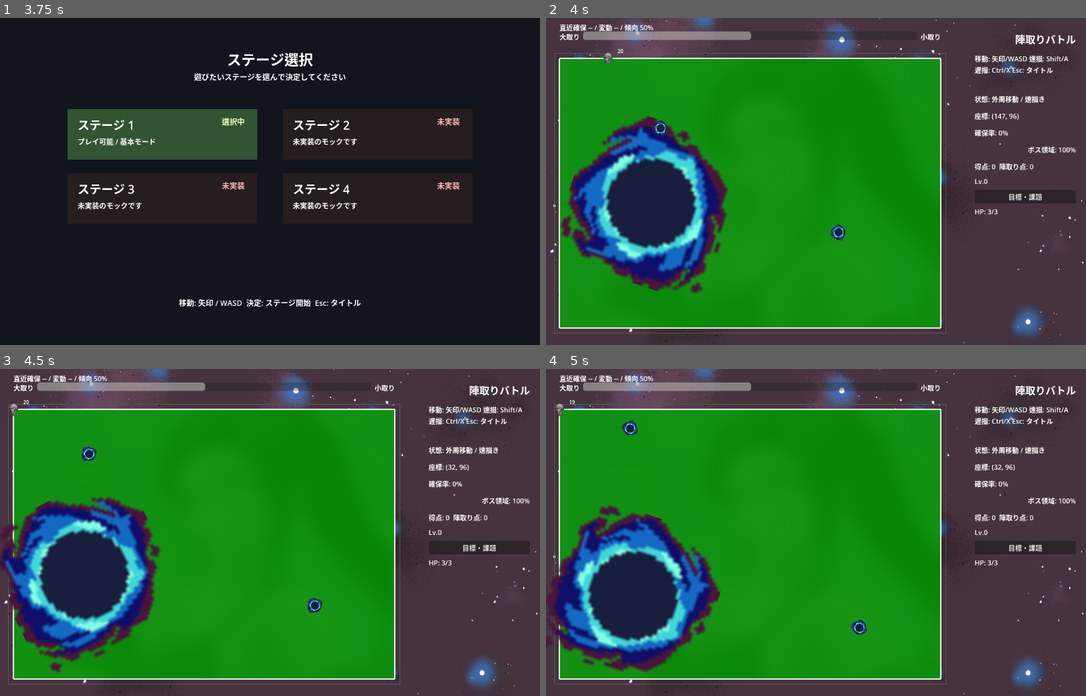
Above: before the commit, frames 1-4 (two rows, left to right).
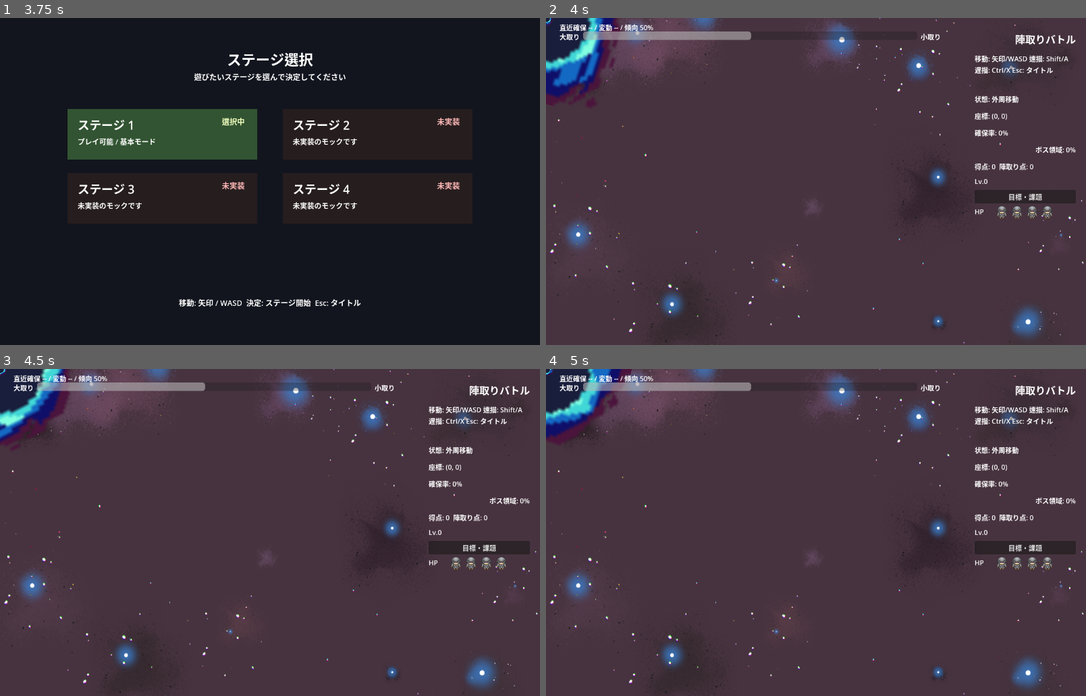
Above: after the commit, the same moments.

Repository: goenc/qix-project
Game: Godot game, scene res://scenes/title_main.tscn
Same seed, same stepped clock (60 frames per second), same inputs: the game is played once before the commit and once after it.
Inputs (mouse positions are in pixels of both pictures, inside the frame that each line leads up to):
- Up to frame 1 (3.75 s): tap Enter (qix_start) at 0.5, 1.25, 1.35, 2, 2.75, 3.5 s; move the mouse to (388, 165) at 0.52 s; hold Right (move_right) 0.53-1.28 s; tap Shift (qix_draw) at 0.6 s; click (388, 165) at 0.67 s; tap Space at 0.77, 1.52, 3.02 s; move the mouse to (162, 197) at 1.27 s; hold Down (move_down) 1.28-2.03 s; click (162, 197) at 1.42 s; move the mouse to (324, 109) at 2.02 s; hold Right (move_right) 2.03-2.78 s; tap Ctrl at 2.1 s; click (324, 109) at 2.17 s; move the mouse to (243, 246) at 2.77 s; hold Up (move_up) 2.78-3.53 s; tap 1 at 2.85 s; click (243, 246) at 2.92 s; move the mouse to (432, 230) at 3.52 s; hold Left (move_left) from 3.53 s (still down); tap 2 at 3.6 s; click (432, 230) at 3.67 s
- Up to frame 2 (4 s): keep holding Left (move_left); tap Space at 3.77 s
- Up to frame 3 (4.5 s): keep holding Left (move_left); move the mouse to (108, 483) at 4.27 s; tap 3 at 4.35 s; click (108, 483) at 4.42 s
- Up to frame 4 (5 s): keep holding Left (move_left); tap Space at 4.52 s

Frame 1 is identical in both runs. In frame 2, 61% of the frame differs, in the area x 0-98%, y 0-97%; in frame 3, 61%; in frame 4, 61%.
Error after the commit: Parse Error: Cannot infer the type of "children" variable because the value doesn't have a set type. (res://scripts/game/services/base_main_hud_service.gd:137)

Commit message:
HP表示を下向きキャラクター4枚に変更
理由

数値表記をやめて、残り体力を視覚で読み取れるようにするため。
前回のように画面全体を巻き込まないよう、右HUDのHP行だけに対象を絞った。

変更点

HpLabel を見出し化し、右側に HpIconContainer を追加した。
既存のプレイヤー素材から下向きフレームを切り出したアイコンを4枚並べ、現在HPを超える分は半透明化するようにした。
参照追加は base_main.gd と HUD サービスに限定した。

確認内容

- git diff --check を通過
- godot_console --headless --path . --quit-after 3 を通過
- godot --path . --quit-after 3 を通過

Diff:
--- a/scenes/base_main.tscn
+++ b/scenes/base_main.tscn
@@ -1,10 +1,15 @@
-[gd_scene load_steps=6 format=3]
+[gd_scene load_steps=7 format=3]
 
 [ext_resource type="Script" path="res://scripts/game/base_main.gd" id="1_script"]
 [ext_resource type="PackedScene" path="res://scenes/player/base_player.tscn" id="2_player_scene"]
 [ext_resource type="PackedScene" path="res://scenes/enemy/bbos.tscn" id="3_bbos_scene"]
 [ext_resource type="PackedScene" path="res://scenes/enemy/minor_enemy.tscn" id="4_minor_enemy_scene"]
 [ext_resource type="Texture2D" path="res://assets/backgrounds/common/game_background_1280x720.png" id="5_background"]
+[ext_resource type="Texture2D" path="res://assets/player/Soldier 01-1.png" id="6_hp_icon_texture"]
+
+[sub_resource type="AtlasTexture" id="AtlasTexture_hp_down"]
+atlas = ExtResource("6_hp_icon_texture")
+region = Rect2(32, 0, 32, 32)
 
 [node name="BaseMain" type="Node2D"]
 script = ExtResource("1_script")
@@ -174,9 +179,45 @@
 anchor_right = 1.0
 offset_left = -264.0
 offset_top = 448.0
-offset_right = -24.0
+offset_right = -224.0
 offset_bottom = 476.0
-text = "HP: 3/3"
+text = "HP"
+
+[node name="HpIconContainer" type="Control" parent="Ui/Root"]
+anchor_left = 1.0
+anchor_right = 1.0
+offset_left = -216.0
+offset_top = 444.0
+offset_right = -24.0
+offset_bottom = 476.0
+mouse_filter = 2
+
+[node name="HpIcon1" type="TextureRect" parent="Ui/Root/HpIconContainer"]
+offset_right = 32.0
+offset_bottom = 32.0
+mouse_filter = 2
+texture = SubResource("AtlasTexture_hp_down")
+
+[node name="HpIcon2" type="TextureRect" parent="Ui/Root/HpIconContainer"]
+offset_left = 36.0
+offset_right = 68.0
+offset_bottom = 32.0
+mouse_filter = 2
+texture = SubResource("AtlasTexture_hp_down")
+
+[node name="HpIcon3" type="TextureRect" parent="Ui/Root/HpIconContainer"]
+offset_left = 72.0
+offset_right = 104.0
+offset_bottom = 32.0
+mouse_filter = 2
+texture = SubResource("AtlasTexture_hp_down")
+
+[node name="HpIcon4" type="TextureRect" parent="Ui/Root/HpIconContainer"]
+offset_left = 108.0
+offset_right = 140.0
+offset_bottom = 32.0
+mouse_filter = 2
+texture = SubResource("AtlasTexture_hp_down")
 
 [node name="ResultLabel" type="Label" parent="Ui/Root"]
 anchor_left = 1.0
--- a/scripts/game/base_main.gd
+++ b/scripts/game/base_main.gd
@@ -64,6 +64,7 @@
 @onready var detail_quest_label: Label = $Ui/Root/ObjectivesQuestDetailOverlay/DetailQuestLabel
 @onready var detail_close_button: Button = $Ui/Root/ObjectivesQuestDetailOverlay/DetailCloseButton
 @onready var hp_label: Label = $Ui/Root/HpLabel
+@onready var hp_icon_container: Control = $Ui/Root/HpIconContainer
 @onready var result_label: Label = $Ui/Root/ResultLabel
 @onready var upgrade_overlay: Control = $Ui/Root/UpgradeOverlay
 @onready var upgrade_title_label: Label = $Ui/Root/UpgradeOverlay/UpgradeTitleLabel
--- a/scripts/game/services/base_main_hud_service.gd
+++ b/scripts/game/services/base_main_hud_service.gd
@@ -103,18 +103,56 @@
 	if _main == null or !is_instance_valid(_main.hp_label):
 		return
 
+	_main.hp_label.text = "HP"
+	if !is_instance_valid(_main.hp_icon_container):
+		return
+
 	if !is_instance_valid(_main.base_player):
-		_main.hp_label.text = "HP: -/-"
-		return
-
-	if _main.base_player.has_method("get_current_hp") and _main.base_player.has_method("get_max_hp"):
-		_main.hp_label.text = "HP: %d/%d" % [
-			_main.base_player.get_current_hp(),
-			_main.base_player.get_max_hp()
-		]
-		return
-
-	_main.hp_label.text = "HP: -/-"
+		_set_hp_icons_visible(false)
+		return
+
+	if !_main.base_player.has_method("get_current_hp") or !_main.base_player.has_method("get_max_hp"):
+		_set_hp_icons_visible(false)
+		return
+
+	_set_hp_icons(
+		int(_main.base_player.get_current_hp()),
+		int(_main.base_player.get_max_hp())
+	)
+
+
+func _set_hp_icons_visible(visible: bool) -> void:
+	if _main == null or !is_instance_valid(_main.hp_icon_container):
+		return
+	_main.hp_icon_container.visible = visible
+	for child in _main.hp_icon_container.get_children():
+		if child is CanvasItem:
+			(child as CanvasItem).visible = visible
+
+
+func _set_hp_icons(current_hp: int, max_hp: int) -> void:
+	if _main == null or !is_instance_valid(_main.hp_icon_container):
+		return
+
+	var children := _main.hp_icon_container.get_children()
+	if children.is_empty():
+		_main.hp_icon_container.visible = false
+		return
+
+	var safe_max_hp := maxi(0, max_hp)
+	var safe_current_hp := clampi(current_hp, 0, safe_max_hp)
+	_main.hp_icon_container.visible = true
+	for index in range(children.size()):
+		var child := children[index]
+		if !(child is CanvasItem):
+			continue
+		var icon := child as CanvasItem
+		var icon_visible := index < safe_max_hp
+		icon.visible = icon_visible
+		if !icon_visible:
+			continue
+		var alpha := 1.0 if index < safe_current_hp else 0.35
+		icon.modulate = Color(1.0, 1.0, 1.0, alpha)
 
 
 func sync_status(status: Dictionary) -> void:
